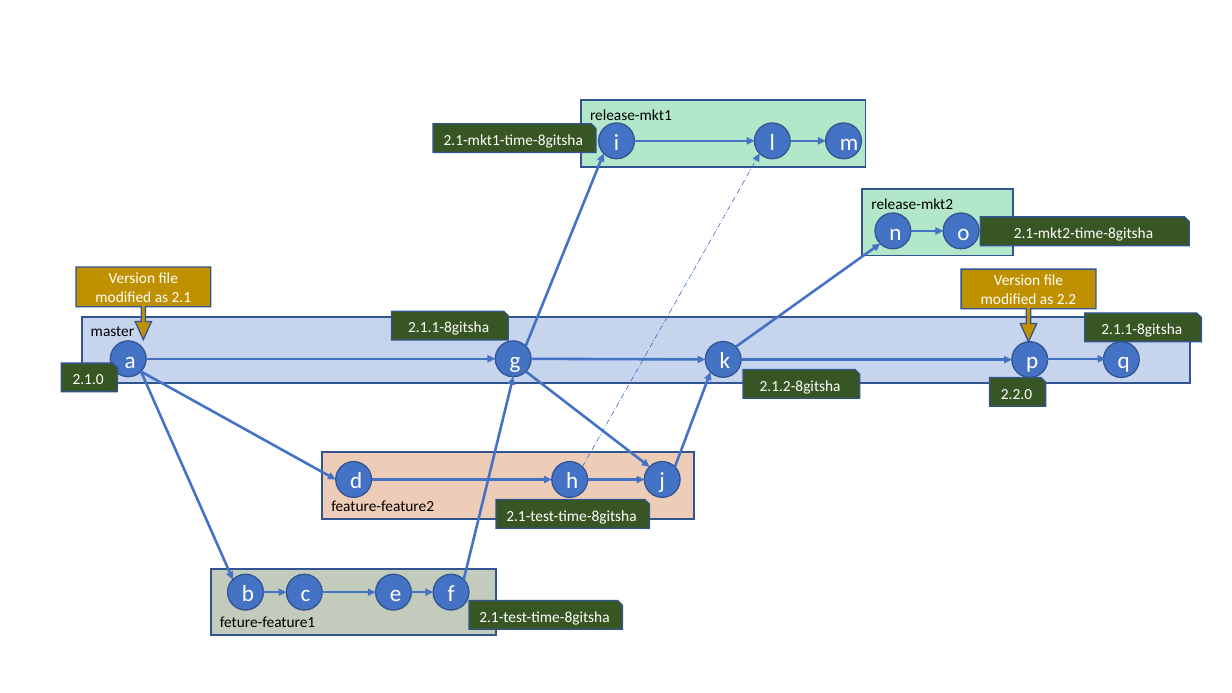
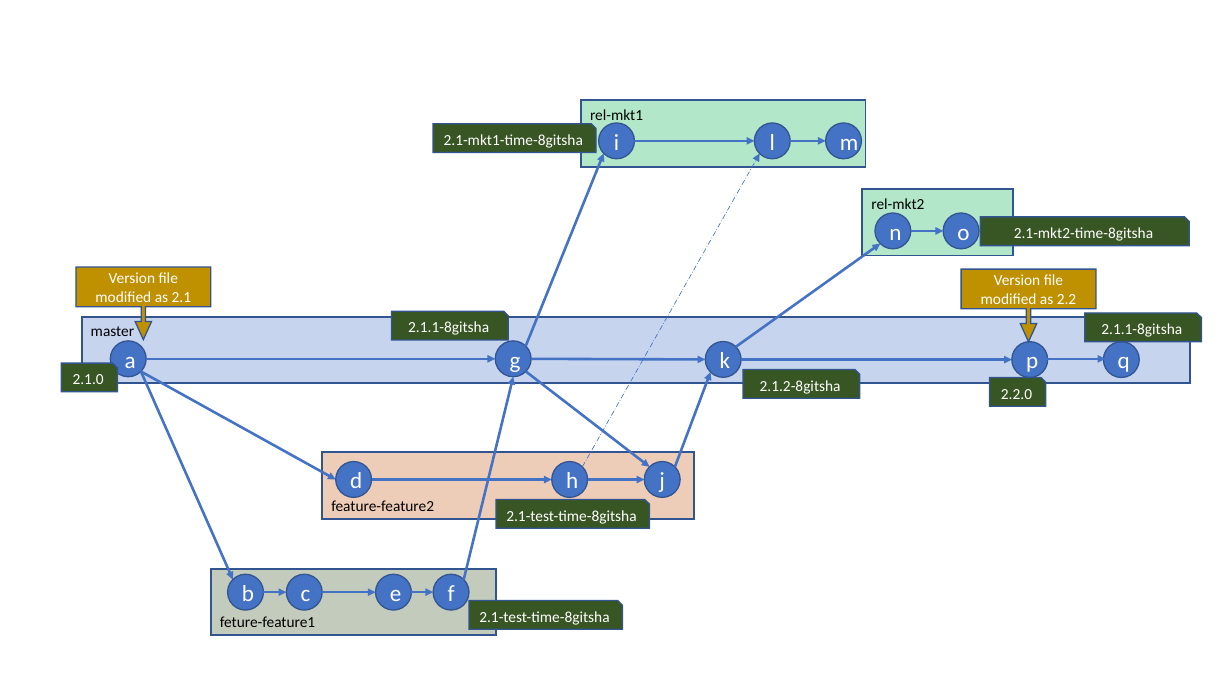
Before and after one commit to ZeroWasteTeam/Documentation, a slide deck: slide 5 of images/ImageSource.pptx. Drawn at 1232x693 pixels with LibreOffice and Linux fonts; fonts in the diff are those of the drawing. Boxes give left, top, right and bottom in pixels: in the first picture for what was removed or moved away, otherwise in the second. Text is boxed around its words. In the diff, an @@ line names an element or a change of style, - is before the commit and + after.

Commit message:
Renamed release- to rel-

```diff
--- a/images/ImageSource.pptx
+++ b/images/ImageSource.pptx
@@ text in rectangle at bbox=[590, 109, 643, 125]: text changed @@
-release-mkt1
+rel-mkt1
@@ text in rectangle at bbox=[871, 198, 924, 213]: text changed @@
-release-mkt2
+rel-mkt2
```
Also in this commit, not shown: 1 other slide changed, 2 other files.
